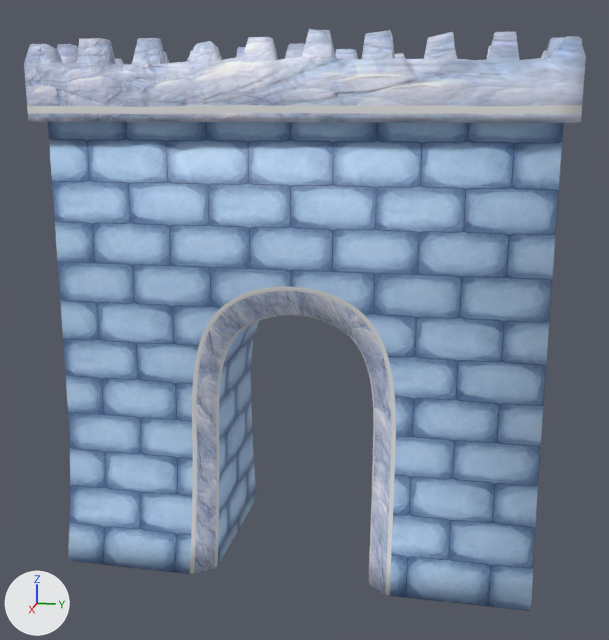
An edit to the FBX model Assets/Models/arch.fbx, drawn before and after from the same camera.
The view is the same before and after, from a camera (50 mm lens) standing at (0.1069, 0.021, 0.0482) and looking at (0.0005, -0.0002, 0.0216). The axes (+X, +Y, +Z) are drawn at lower left. The lights are the same throughout. Where no turn or scale is listed for an object, it has been applied to the vertices.
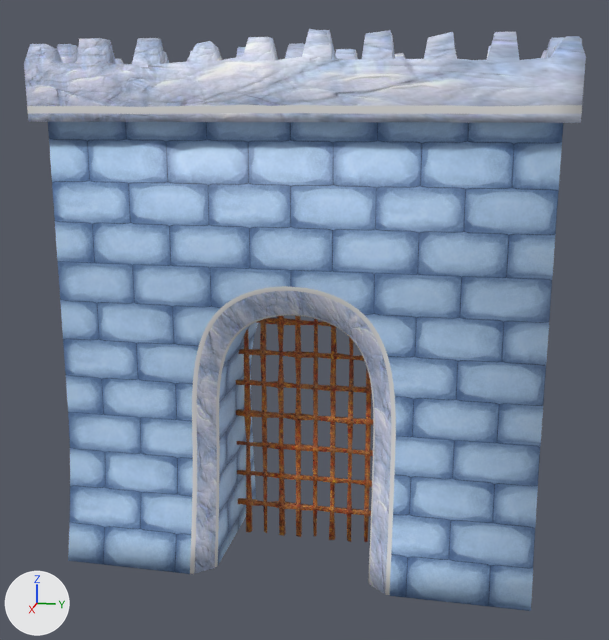
What differs and where, as boxes (x1, y1, x2, y2) in the pictures (609 x 640 px):
```json
{"object": "Cube_001", "change": "added", "after": [236, 316, 373, 542], "on screen": "brown"}
```

Scene script edits in JSON lines:
```json
{"op": "add", "block": "img_metalrustedplate_jpg", "code": ["img_metalrustedplate_jpg = load_image('metalrustedplate.jpg', '../Images/metalrustedplate.jpg', 2048, 2048, 'sRGB')"]}
{"op": "add", "block": "mat_none__metalrustedplate_jpg", "code": ["mat_none__metalrustedplate_jpg = principled_material('None__metalrustedplate_jpg')", "mat_none__metalrustedplate_jpg.texture = img_metalrustedplate_jpg", "mat_none__metalrustedplate_jpg.roughness = 0.649"]}
{"op": "add", "block": "me_cube_001", "code": ["me_cube_001 = bpy.data.meshes.new('Cube_001')", "me_cube_001.from_pydata(...)  # 640 vertices, 736 faces; spans x -0.0006..0.0005, y -0.0109..0.0109, z -0.0102..0.0301", "me_cube_001.materials.append(mat_none__metalrustedplate_jpg)  # picture img_metalrustedplate_jpg"]}
{"op": "add", "block": "ob_cube_001", "code": ["ob_cube_001 = bpy.data.objects.new('Cube_001', me_cube_001)", "ob_cube_001.location = (0.0, 0.0, 0.0)"]}
```
